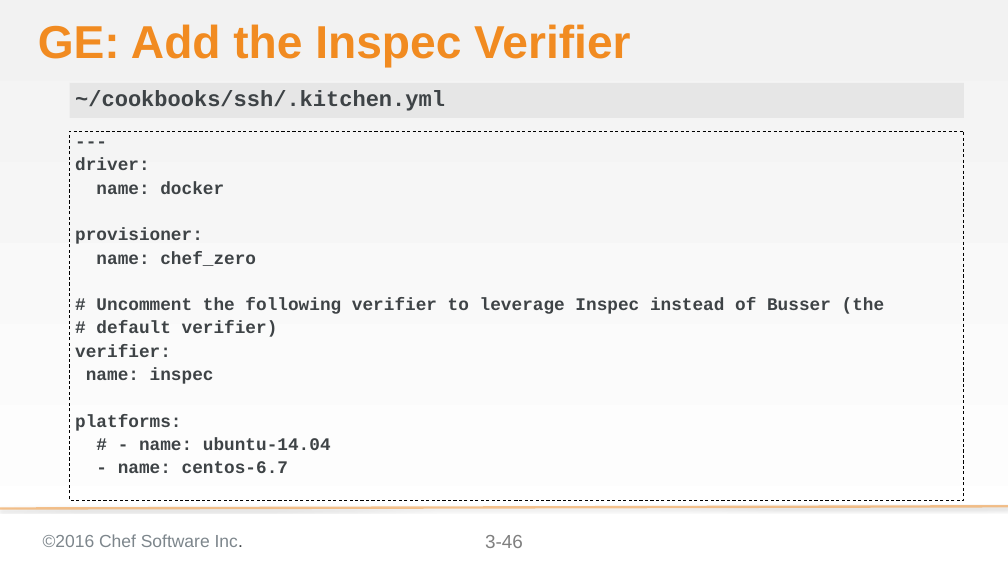
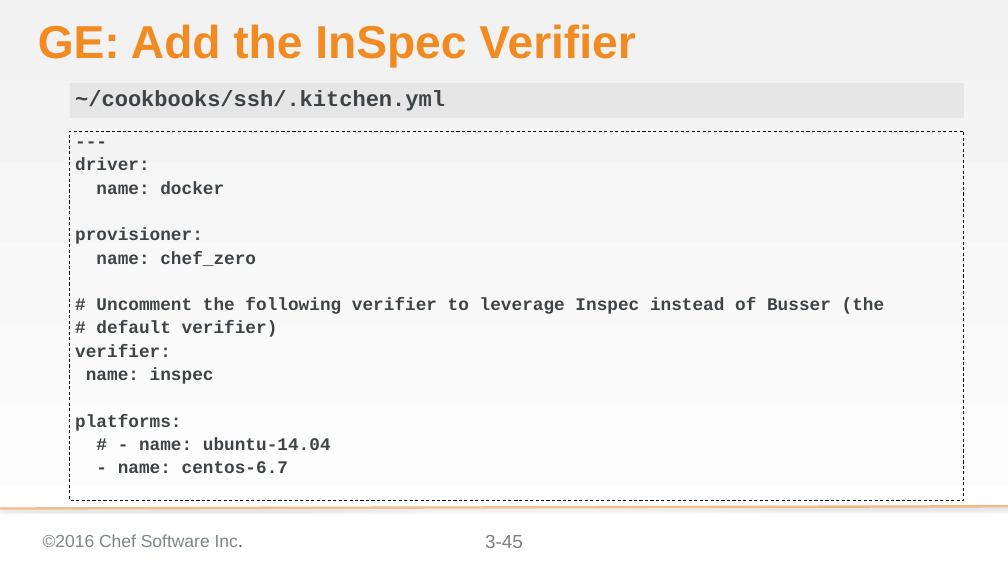
Before and after one commit to bchamby/chef-compliance-installation-configuration-operation, a slide deck: slide 45 of 03-initial-configuration-scans.pptx (slide 46 before the commit). Drawn at 1008x567 pixels with LibreOffice and Linux fonts; fonts in the diff are those of the drawing; background and template pictures are left out. Boxes give left, top, right and bottom in pixels: in the first picture for what was removed or moved away, otherwise in the second. Text is boxed around its words. In the diff, an @@ line names an element or a change of style, - is before the commit and + after.

```diff
--- a/03-initial-configuration-scans.pptx
+++ b/03-initial-configuration-scans.pptx
@@ title at box(38, 24, 635, 67): text changed @@
-GE: Add the Inspec Verifier
+GE: Add the InSpec Verifier
```
Also in this commit, not shown: 9 other slides changed, 1 slide added, 2 slides removed.
